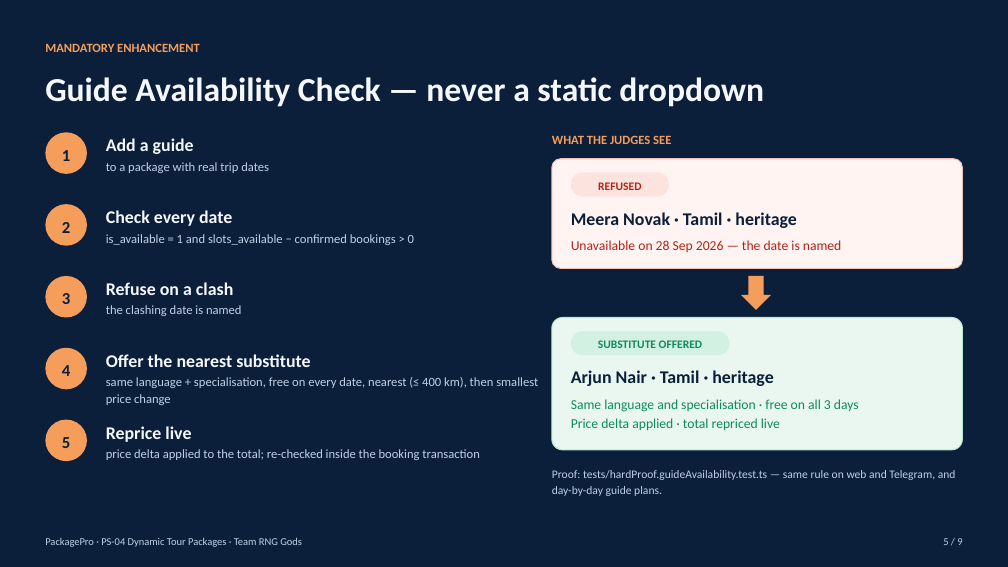
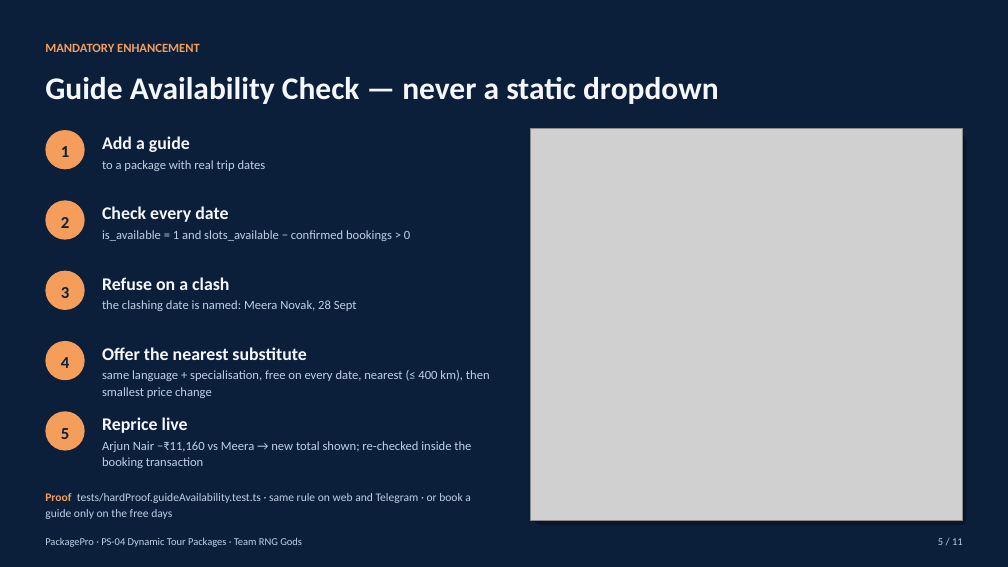
Before and after one commit to siddhartha0132/packagepro-best, a slide deck: slide 5 of docs/pitch/PackagePro-PS04.pptx. Drawn at 1008x567 pixels with LibreOffice and Linux fonts; fonts in the diff are those of the drawing; grey boxes stand for pictures. Boxes give left, top, right and bottom in pixels: in the first picture for what was removed or moved away, otherwise in the second. Text is boxed around its words. In the diff, an @@ line names an element or a change of style, - is before the commit and + after.

Commit message:
Pitch deck v2: 11 slides with real app screenshots (guide refusal, swaps, recommendations, budget fixes), Drive/GitHub/Telegram links

```diff
--- a/docs/pitch/PackagePro-PS04.pptx
+++ b/docs/pitch/PackagePro-PS04.pptx
@@ text "Guide Availability Check — never ..." at (45, 77, 719, 104): size 32 to 30 pt @@
@@ text "1": place and size @@
-text "1" at (62, 150, 70, 161)
+text "1" at (61, 146, 69, 157)
@@ ellipse: place and size @@
-ellipse at (45, 132, 87, 174)
+ellipse at (45, 130, 85, 169)
@@ text "Add a guide": place and size @@
-text "Add a guide" at (106, 138, 194, 154)
+text "Add a guide" at (102, 136, 190, 152)
@@ picture added at (530, 129, 963, 520) @@
@@ rounded rectangle added at (534, 134, 966, 526), fill #081629 @@
@@ text removed at (552, 135, 671, 144) @@
-WHAT THE JUDGES SEE
@@ text "to a package with real ...": place and size @@
-text "to a package with real ..." at (106, 162, 269, 173)
+text "to a package with real ..." at (102, 160, 266, 171)
@@ rounded rectangle removed at (552, 159, 963, 268) @@
@@ rounded rectangle removed at (571, 172, 669, 197) @@
@@ text "Check every date": place and size @@
-text "Check every date" at (106, 210, 232, 226)
+text "Check every date" at (102, 206, 228, 222)
@@ text removed at (598, 182, 641, 190) @@
-REFUSED
@@ text "is_available = 1 and slots_available ...": place and size @@
-text "is_available = 1 and slots_available ..." at (106, 234, 414, 245)
+text "is_available = 1 and slots_available ..." at (102, 230, 410, 241)
@@ text removed at (571, 212, 796, 228) @@
-Meera Novak · Tamil · heritage
@@ text "Refuse on a clash": place and size @@
-text "Refuse on a clash" at (106, 282, 233, 295)
+text "Refuse on a clash" at (102, 277, 229, 290)
@@ text removed at (571, 240, 841, 252) @@
-Unavailable on 28 Sep 2026 — the date is named
@@ down arrow removed at (741, 276, 771, 310) @@
@@ text at (102, 300, 357, 311): text changed @@
-the clashing date is named
+the clashing date is named: Meera Novak, 28 Sept
@@ rounded rectangle removed at (552, 318, 963, 450) @@
@@ 3 texts, 3 ellipses: place and size @@
-3 texts, 3 ellipses at (45, 204, 87, 389)
+3 texts, 3 ellipses at (45, 200, 85, 380)
@@ text "Offer the nearest substitute": place and size @@
-text "Offer the nearest substitute" at (106, 354, 310, 367)
+text "Offer the nearest substitute" at (102, 347, 306, 360)
@@ rounded rectangle removed at (571, 331, 730, 355) @@
@@ text removed at (598, 340, 703, 348) @@
-SUBSTITUTE OFFERED
@@ text "same language + specialisation, free ..." rewrapped from (106, 377, 538, 405) to (102, 370, 490, 398) @@
@@ text removed at (571, 370, 773, 386) @@
-Arjun Nair · Tamil · heritage
@@ text "5": place and size @@
-text "5" at (62, 437, 70, 448)
+text "5" at (61, 428, 69, 439)
@@ ellipse: place and size @@
-ellipse at (45, 420, 87, 461)
+ellipse at (45, 411, 85, 451)
@@ text "Reprice live": place and size @@
-text "Reprice live" at (106, 426, 191, 442)
+text "Reprice live" at (102, 417, 188, 433)
@@ text removed at (571, 399, 859, 431) @@
-Same language and specialisation · free on all 3 days
-Price delta applied · total repriced live
@@ text at (102, 441, 471, 468): text changed @@
-price delta applied to the total; re-checked inside the booking transaction
+Arjun Nair −₹11,160 vs Meera → new total shown; re-checked inside the booking transaction
@@ text at (45, 493, 471, 519): text changed @@
-Proof: tests/hardProof.guideAvailability.test.ts — same rule on web and Telegram, and day-by-day guide plans.
+Proof tests/hardProof.guideAvailability.test.ts · same rule on web and Telegram · or book a guide only on the free days
@@ text at (938, 538, 963, 545): text changed @@
-5 / 9
+5 / 11
```
Also in this commit, not shown: 8 other slides changed, 2 slides added, 7 other files.
